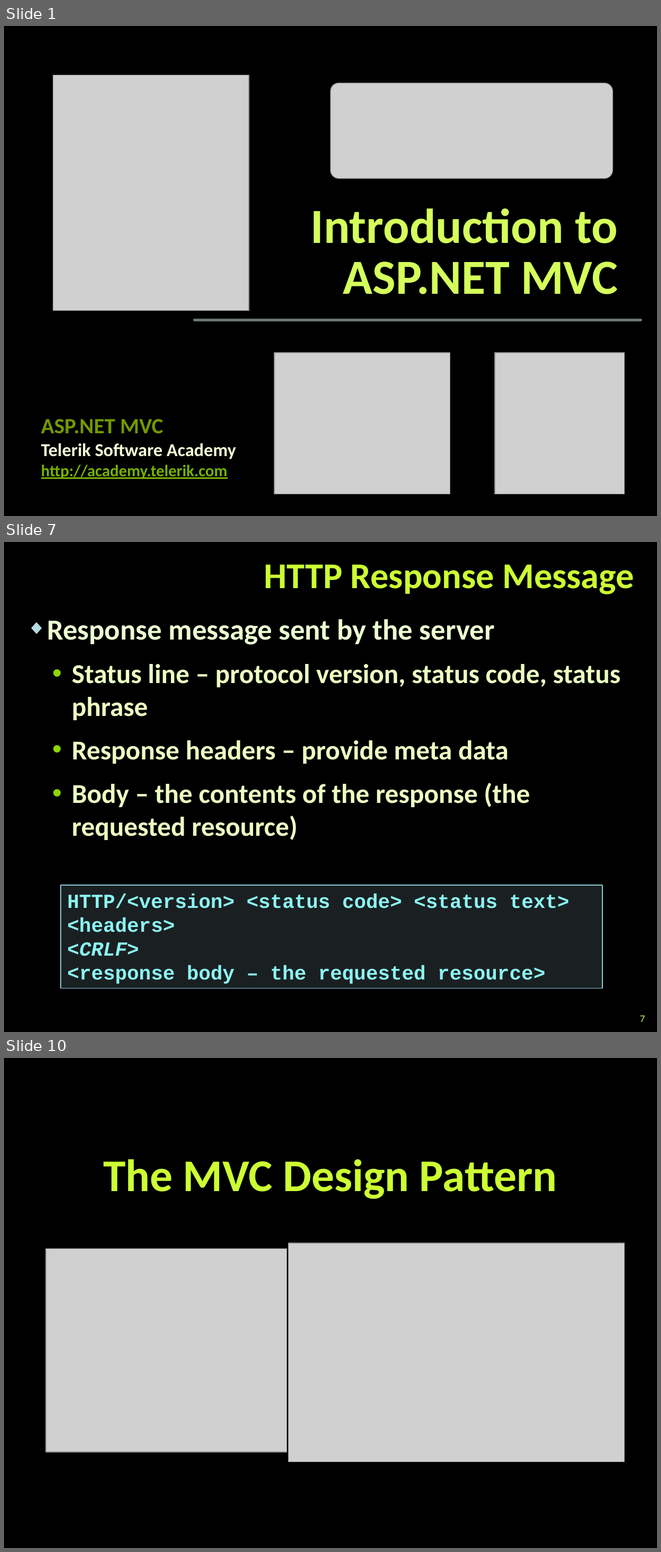
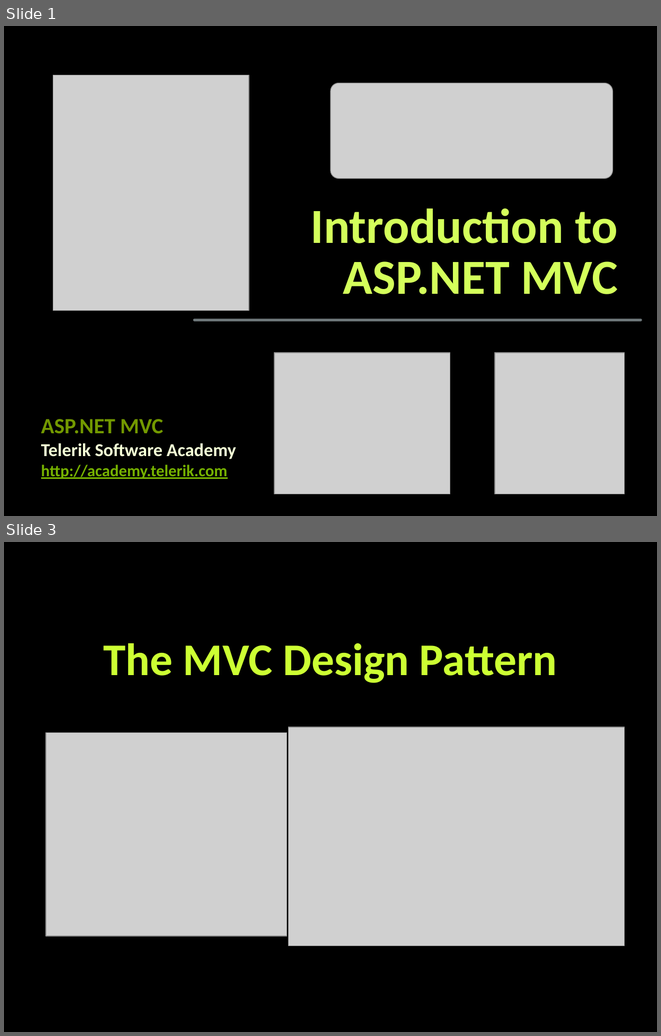
Before and after one commit to TelerikAcademy/ASP.NET-MVC, a slide deck: 01. Introduction-to-ASP.NET-MVC/Introduction to ASP.NET MVC.pptx. Shown one above the other, each under a label of ours: slides 1, 7 and 10 before the commit, slides 1 and 3 after it; the slides between them are not shown. The pictures are 661x1552 and 661x1036 pixels, drawn with LibreOffice and Linux fonts; fonts in the diff are those of the drawing; grey boxes stand for pictures; background and template pictures are left out. Boxes give left, top, right and bottom in pixels: in the first picture for what was removed or moved away, otherwise in the second. Text is boxed around its words. In the diff, an @@ line names an element or a change of style, - is before the commit and + after.

Commit message:
Removed HTTP slides from Introduction to ASP.NET MVC.pptx

```diff
--- a/01. Introduction-to-ASP.NET-MVC/Introduction to ASP.NET MVC.pptx
+++ b/01. Introduction-to-ASP.NET-MVC/Introduction to ASP.NET MVC.pptx
@@ slide 7 removed at (4,542,657,1032), background picture (left out) @@
@@ title removed at (264,564,634,594) @@
-HTTP Response Message
@@ text removed at (47,619,621,840) @@
-◆ Response message sent by the server
-  • Status line – protocol version, status code, status phrase
-  • Response headers – provide meta data
-  • Body – the contents of the response (the requested resource)
@@ rectangle removed at (61,885,603,988) @@
-HTTP/<version> <status code> <status text>
-<headers>
-<CRLF>
-<response body – the requested resource>
@@ page number removed at (640,1015,645,1022) @@
-7
@@ what was slide 10 is now slide 3 @@
```
Also in this commit, not shown: 4 slides changed, 6 other slides removed.
